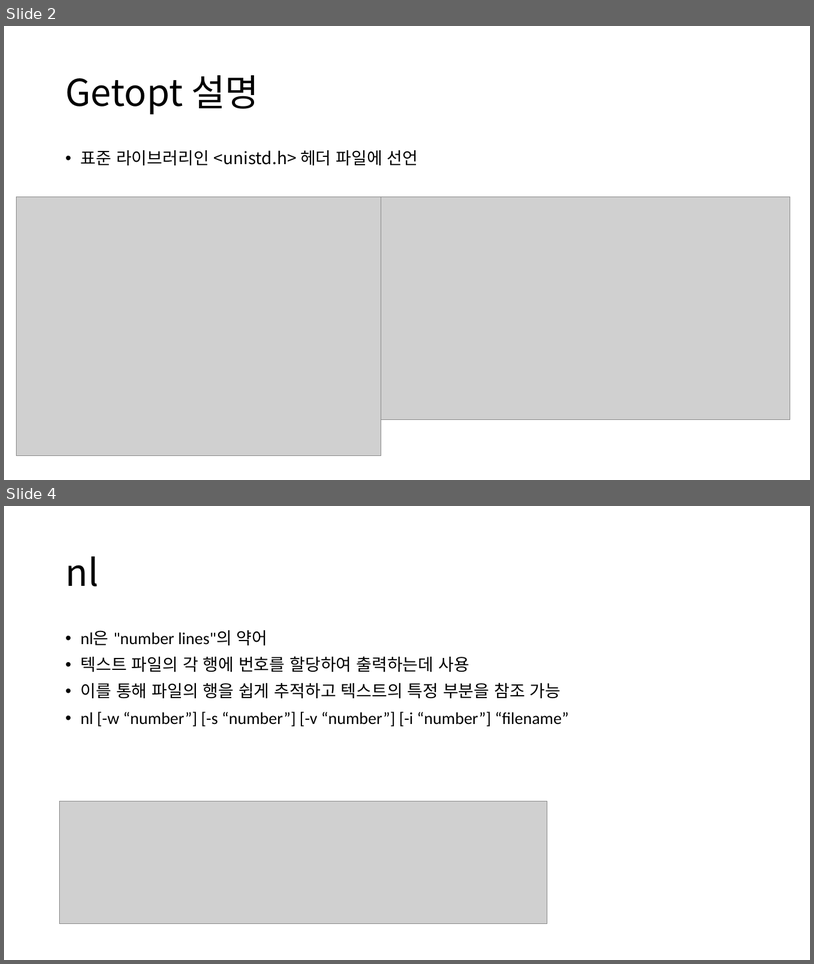
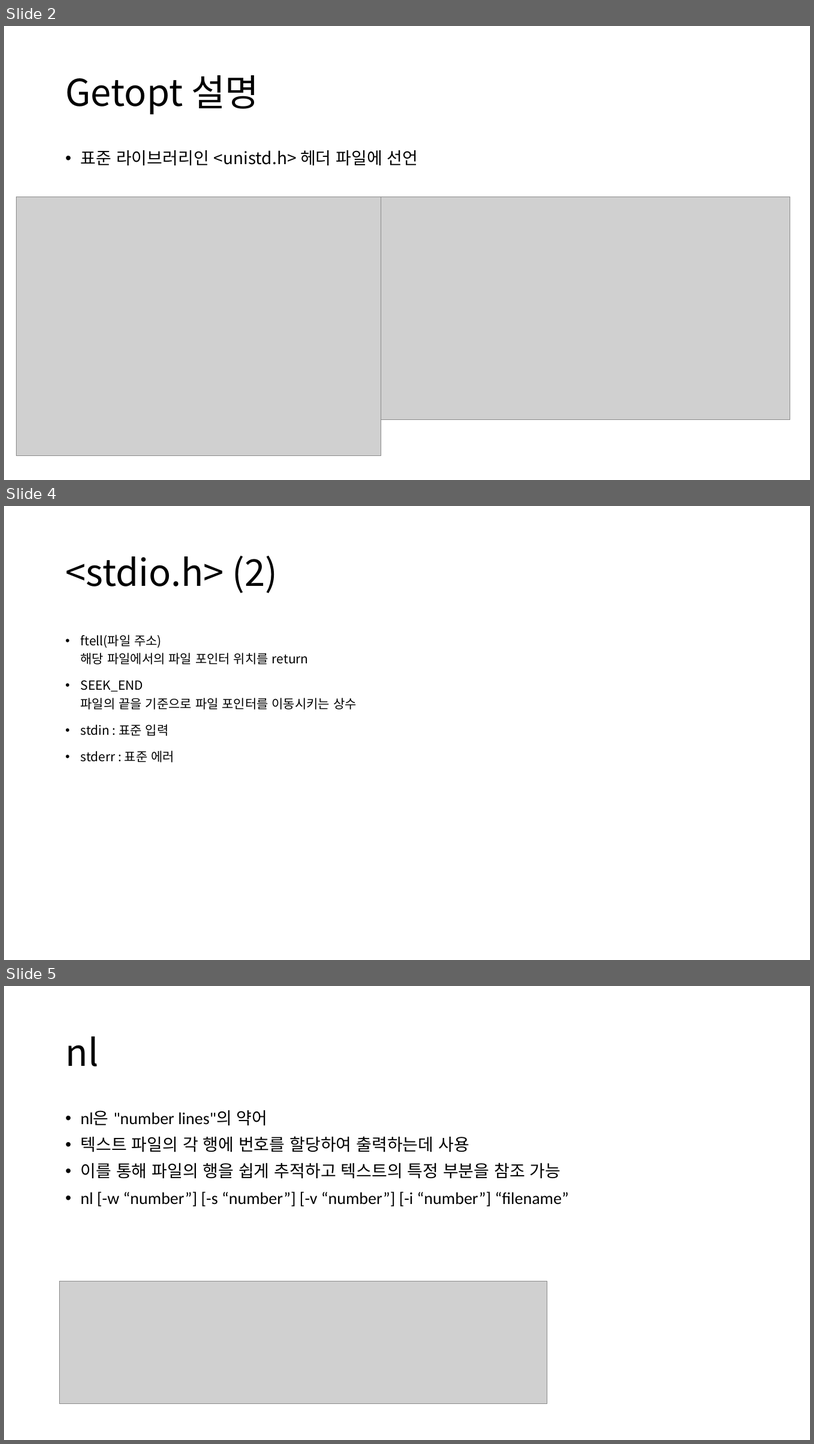
Before and after one commit to alscjf1329/SysP_3-1, a slide deck: Sys_final/SysP 기말.pptx. Shown one above the other, each under a label of ours: slides 2 and 4 before the commit, slides 2, 4 and 5 after it; the slides between them are not shown. The pictures are 814x964 and 814x1444 pixels, drawn with LibreOffice and Linux fonts; fonts in the diff are those of the drawing; grey boxes stand for pictures. Boxes give left, top, right and bottom in pixels: in the first picture for what was removed or moved away, otherwise in the second. Text is boxed around its words. In the diff, an @@ line names an element or a change of style, - is before the commit and + after.

```diff
--- a/Sys_final/SysP 기말.pptx
+++ b/Sys_final/SysP 기말.pptx
@@ slide 4 added at [4, 506, 810, 960], background #FFFFFF @@
@@ title added at [65, 556, 278, 593], 44 pt, text #000000 @@
+<stdio.h> (2)
@@ text added at [81, 634, 357, 762], 15 pt, text #000000 @@
+• ftell(파일 주소)
+  해당 파일에서의 파일 포인터 위치를 return
+• SEEK_END
+  파일의 끝을 기준으로 파일 포인터를 이동시키는 상수
+• stdin : 표준 입력
+• stderr : 표준 에러
@@ what was slide 4 is now slide 5 @@
```
Also in this commit, not shown: 3 slides changed, 5 other slides added, 1 slide removed, 5 other files.
